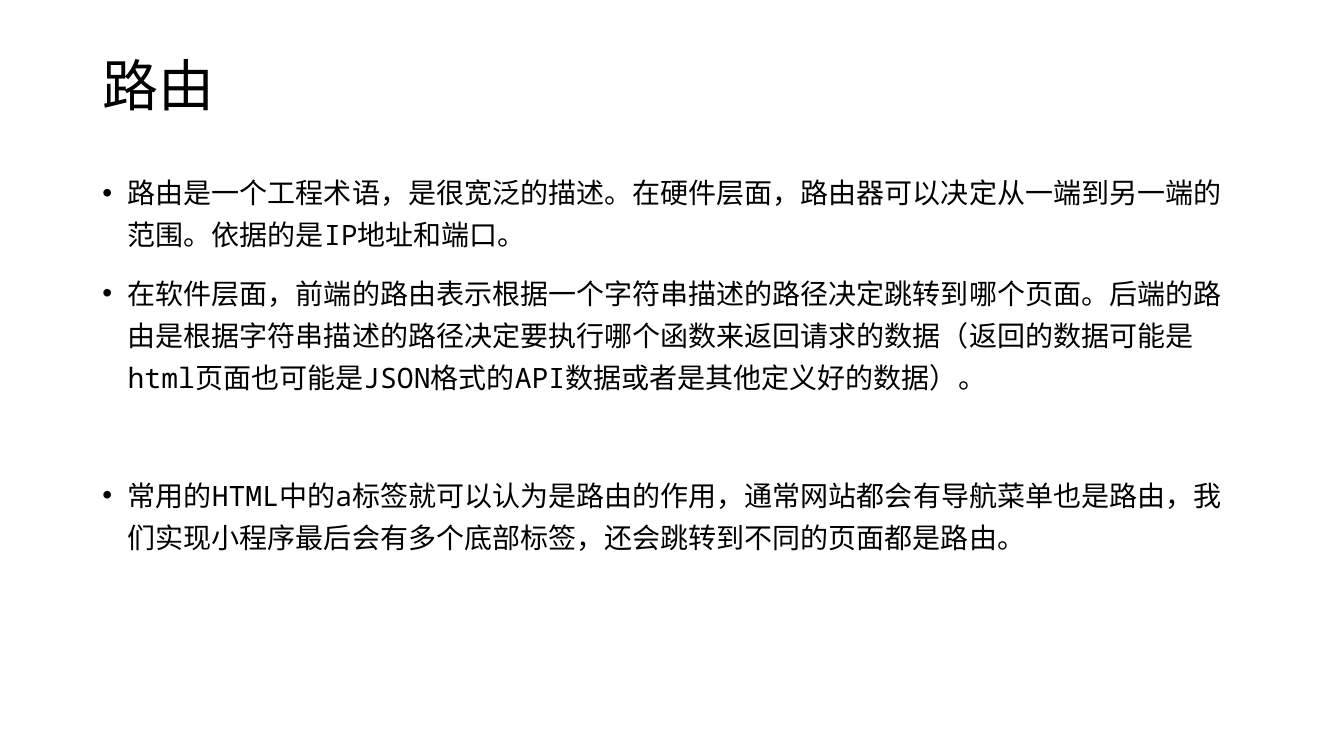
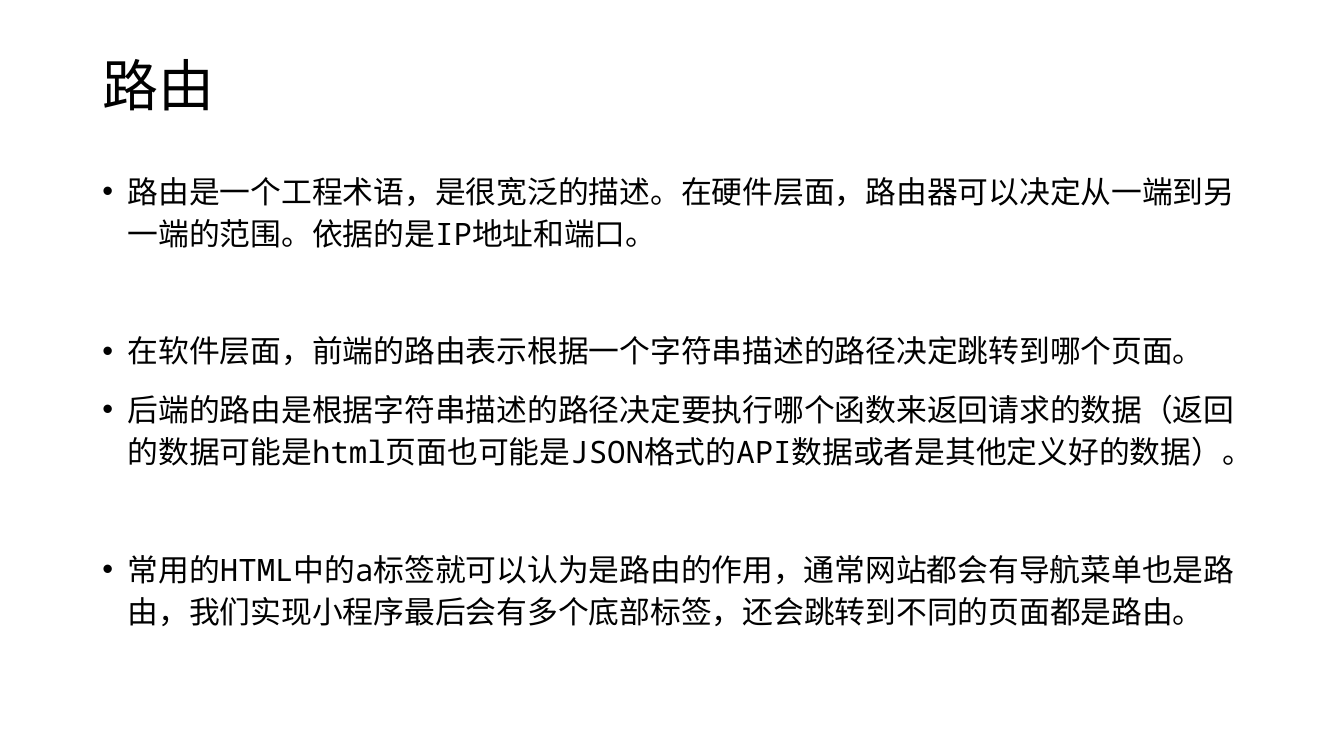
Before and after one commit to edu2act/course-wechat-and-miniprogram, a slide deck: slide 2 of materials/ch03/ch03-路由数据传递和组件使用.pptx. Drawn at 1344x756 pixels with LibreOffice and Linux fonts; fonts in the diff are those of the drawing. Boxes give left, top, right and bottom in pixels: in the first picture for what was removed or moved away, otherwise in the second. Text is boxed around its words. In the diff, an @@ line names an element or a change of style, - is before the commit and + after.

```diff
--- a/materials/ch03/ch03-路由数据传递和组件使用.pptx
+++ b/materials/ch03/ch03-路由数据传递和组件使用.pptx
@@ text at bbox=[128, 177, 1235, 626]: size 20 to 22 pt in "路由是一个工程术语，是很宽泛的描述。在硬件层面，路由器可以决定从一端到另一端的范围。依据的是IP地址和端口。", "常用的HTML中的a标签就可以认为是路由的作用，通常网站都会有导航菜单也是路由，我们实现小程序最后会有多个底部标签，还会 ..." @@
@@ text at bbox=[128, 336, 1253, 466]: text changed; size 20 to 22 pt @@
-• 在软件层面，前端的路由表示根据一个字符串描述的路径决定跳转到哪个页面。后端的路由是根据字符串描述的路径决定要执行哪个函数来返回请求的数据（返回的数据可能是html页面也可能是JSON格式的API数据或者是其他定义好的数据）。
+• 在软件层面，前端的路由表示根据一个字符串描述的路径决定跳转到哪个页面。
+• 后端的路由是根据字符串描述的路径决定要执行哪个函数来返回请求的数据（返回的数据可能是html页面也可能是JSON格式的API数据或者是其他定义好的数据）。
```
Also in this commit, not shown: 12 other slides changed, 18 other files.
